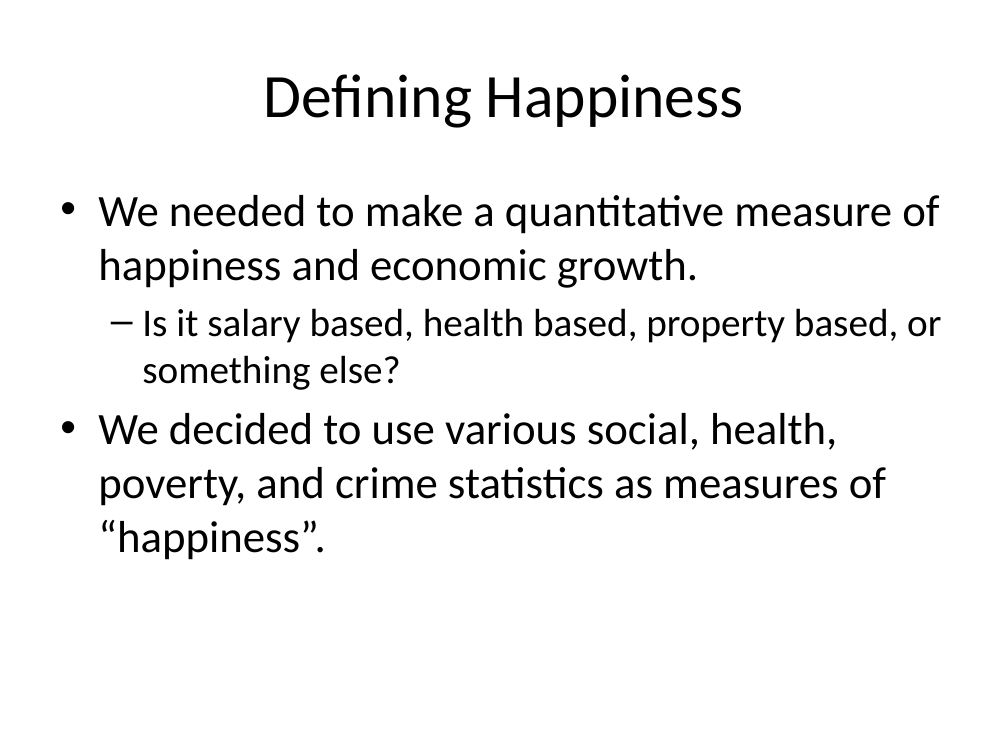
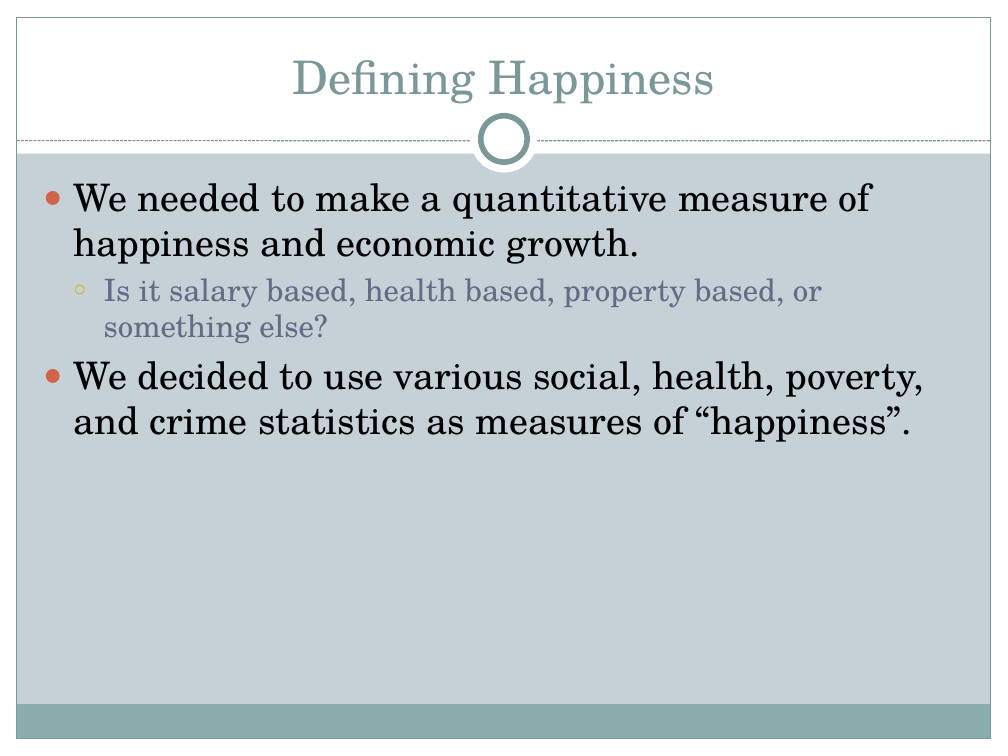
Before and after one commit to Persephone007/Forest-Density-and-Happiness, a slide deck: slide 4 of Does Forest Growth Correlate to Happiness.pptx. Drawn at 1008x756 pixels with LibreOffice and Linux fonts; fonts in the diff are those of the drawing. Boxes give left, top, right and bottom in pixels: in the first picture for what was removed or moved away, otherwise in the second. Text is boxed around its words. In the diff, an @@ line names an element or a change of style, - is before the commit and + after.

Commit message:
Added design template to powerpoint

```diff
--- a/Does Forest Growth Correlate to Happiness.pptx
+++ b/Does Forest Growth Correlate to Happiness.pptx
@@ background #FFFFFF to #C5D1D7 @@
@@ rectangle added at <box>0,0,1008,153</box>, fill #FFFFFF @@
@@ rectangle added at <box>0,0,17,756</box>, fill #FFFFFF @@
@@ rectangle added at <box>17,17,991,739</box>, outline #7C999A 0.75 pt @@
@@ title "Defining Happiness": place and size @@
-title "Defining Happiness" at <box>264,74,744,128</box>
+title "Defining Happiness" at <box>293,60,715,104</box>
@@ title "Defining Happiness" at <box>293,60,715,104</box>: size 44 to 33 pt, font Calibri to TeX Gyre Schola, text colour #000000 to #7C999A; vertical alignment middle to bottom @@
@@ rectangle added at <box>991,0,1008,756</box>, fill #FFFFFF @@
@@ ellipse added at <box>471,106,538,173</box>, fill #FFFFFF @@
@@ ellipse added at <box>481,116,527,162</box>, fill #FFFFFF, outline #7C999A 4 pt @@
@@ line added from (17, 141) to (991, 141), #7C999A 0.75 pt dashed @@
@@ text "We needed to make a ...": place and size @@
-text "We needed to make a ..." at <box>98,195,941,560</box>
+text "We needed to make a ..." at <box>73,183,924,442</box>
@@ text "We needed to make a ..." at <box>73,183,924,442</box>: size 32 to 27 pt in "We needed to make a quantitative measure ...", "We decided to use various social, health, ..."; font Calibri to TeX Gyre Schola; size 28 to 22 pt, text colour #000000 to #646B86 in "Is it salary based, health based, property ..."; bullet • to ●; less space between paragraphs; bullet – to ○ @@
@@ rectangle added at <box>16,705,990,739</box>, fill #8CADAE @@
@@ rectangle added at <box>0,739,1008,756</box>, fill #FFFFFF @@
```
Also in this commit, not shown: 18 other slides changed.
